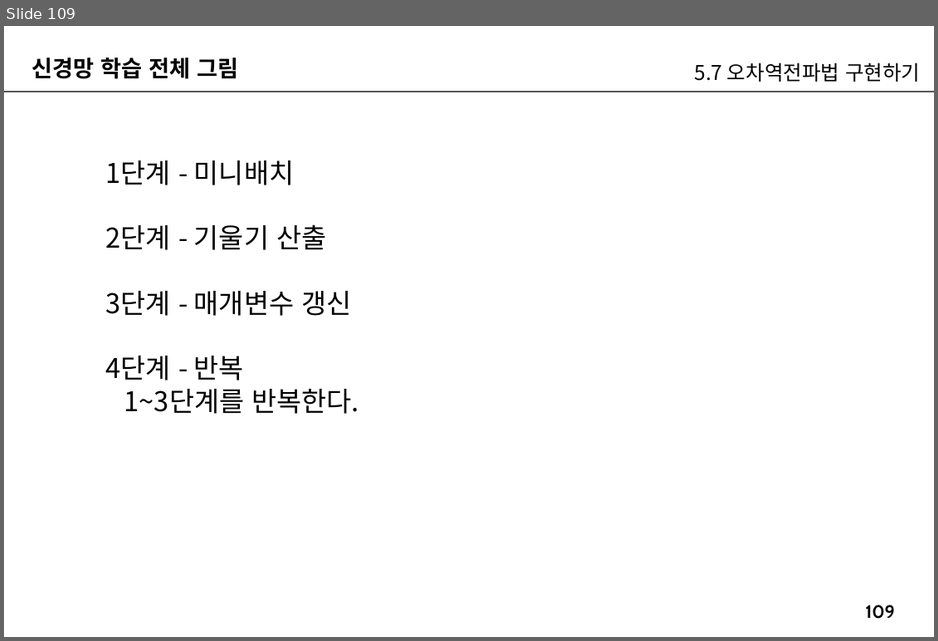
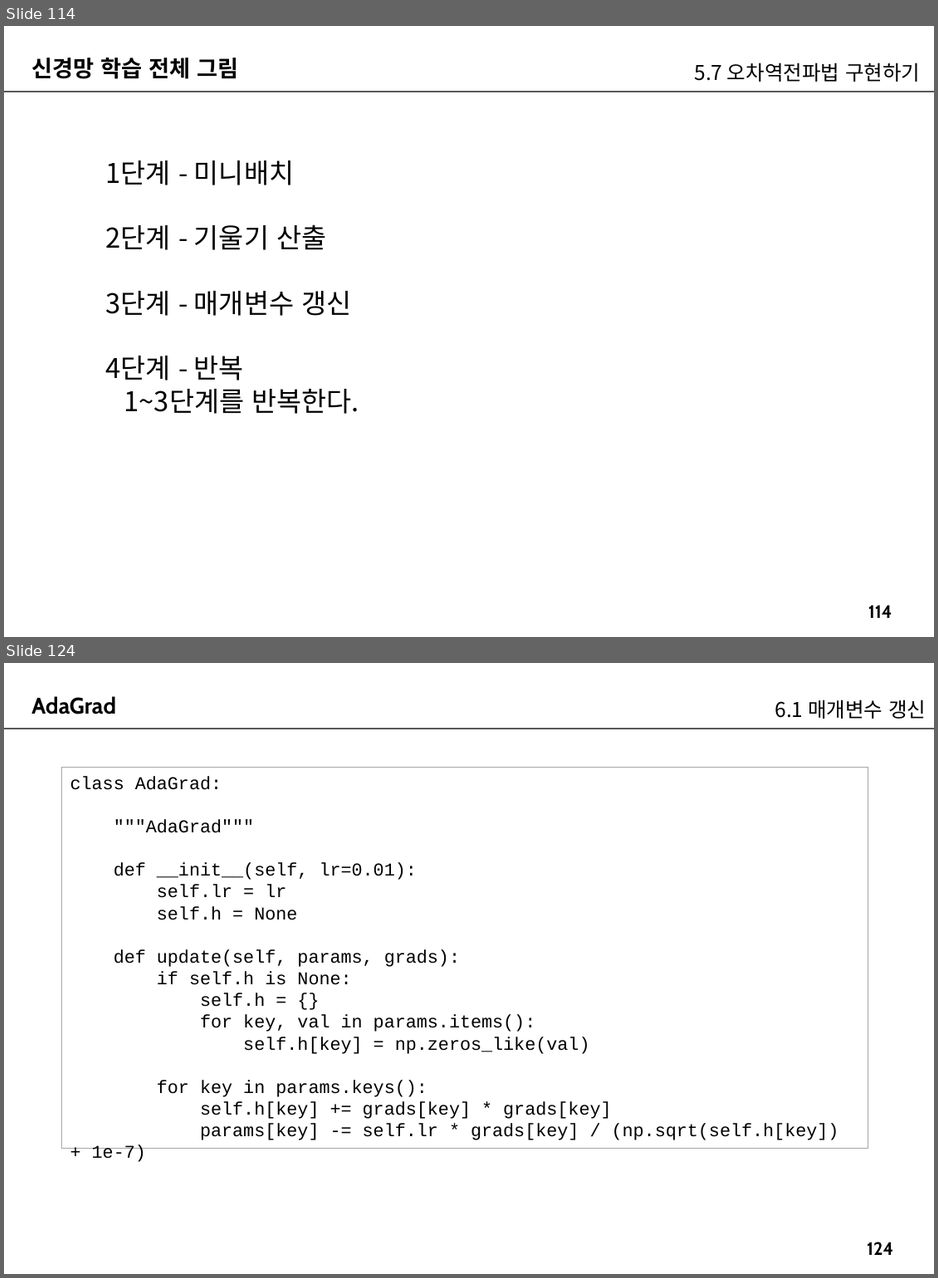
Before and after one commit to imguru-mooc/AI_Basic, a slide deck: 인공지능_2(판서).pptx. Shown one above the other, each under a label of ours: slide 109 before the commit, slides 114 and 124 after it; the slides between them are not shown. The pictures are 938x641 and 938x1278 pixels, drawn with LibreOffice and Linux fonts; fonts in the diff are those of the drawing. Boxes give left, top, right and bottom in pixels: in the first picture for what was removed or moved away, otherwise in the second. Text is boxed around its words. In the diff, an @@ line names an element or a change of style, - is before the commit and + after.

```diff
--- a/인공지능_2(판서).pptx
+++ b/인공지능_2(판서).pptx
@@ slide 124 added at box(4, 663, 934, 1274), background #FFFFFF; not listed: 2 template elements that a slide beside it also shows @@
@@ text added at box(31, 696, 116, 714), 20 pt, text #000000, bold @@
+AdaGrad
@@ text added at box(775, 700, 925, 719), 18 pt, text #000000 @@
+6.1 매개변수 갱신
@@ rectangle added at box(62, 768, 868, 1149), outline #A6A6A6 0.75 pt, 16 pt, text #000000 @@
+class AdaGrad:
+"""AdaGrad"""
+def __init__(self, lr=0.01):
+self.lr = lr
+self.h = None
+def update(self, params, grads):
+if self.h is None:
+self.h = {}
+for key, val in params.items():
+self.h[key] = np.zeros_like(val)
+for key in params.keys():
+self.h[key] += grads[key] * grads[key]
+params[key] -= self.lr * grads[key] / (np.sqrt(self.h[key]) + 1e-7)
@@ what was slide 109 is now slide 114 @@
@@ page number at box(868, 605, 892, 618): text changed @@
-109
+114
```
Also in this commit, not shown: 5 slides changed, 41 other slides added.
